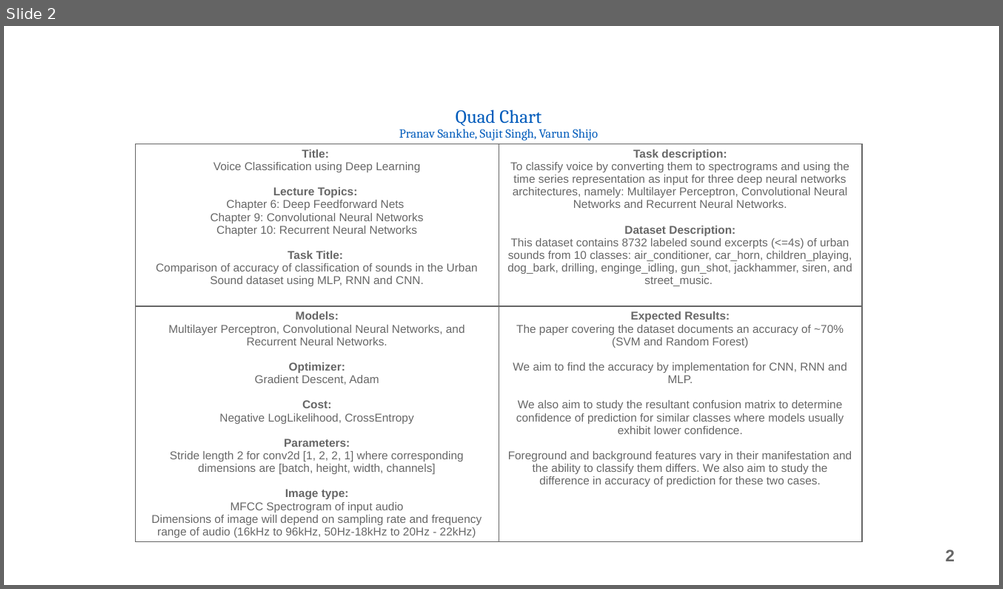
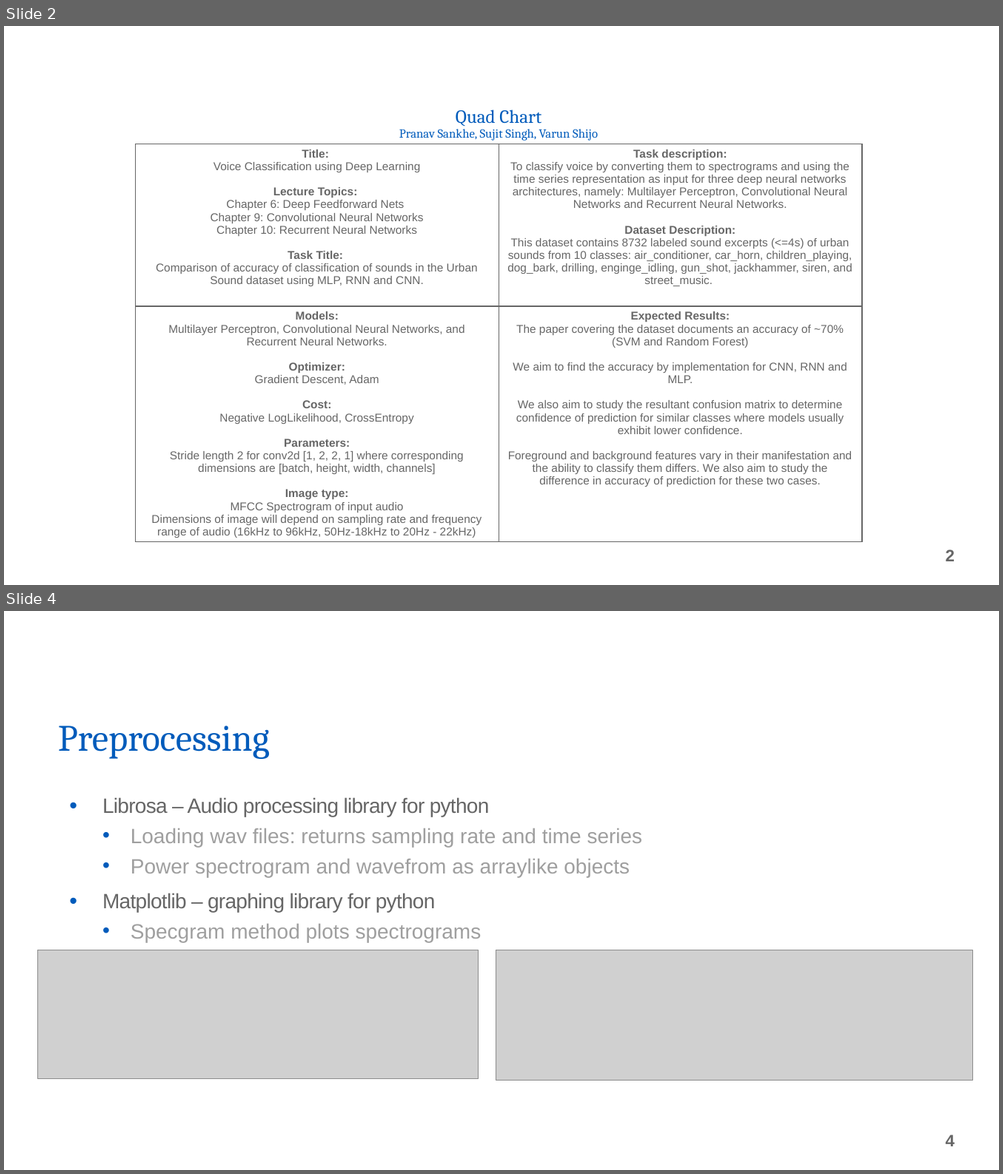
Before and after one commit to braininahat/deep-learning-cse676, a slide deck: Voice Classification using deep learning.pptx. Shown one above the other, each under a label of ours: slide 2 before the commit, slides 2 and 4 after it; the slides between them are not shown. The pictures are 1003x589 and 1003x1174 pixels, drawn with LibreOffice and Linux fonts; fonts in the diff are those of the drawing; grey boxes stand for pictures; background and template pictures are left out. Boxes give left, top, right and bottom in pixels: in the first picture for what was removed or moved away, otherwise in the second. Text is boxed around its words. In the diff, an @@ line names an element or a change of style, - is before the commit and + after.

```diff
--- a/Voice Classification using deep learning.pptx
+++ b/Voice Classification using deep learning.pptx
@@ slide 4 added at (4, 611, 999, 1170), background picture (left out); not listed: 2 template elements that a slide beside it also shows @@
@@ title added at (58, 726, 270, 759), 36 pt, text #005BBB @@
+Preprocessing
@@ text added at (102, 797, 643, 943), 20 pt, text #A0A0A0 @@
+• Librosa – Audio processing library for python
+  • Loading wav files: returns sampling rate and time series
+  • Power spectrogram and wavefrom as arraylike objects
+• Matplotlib – graphing library for python
+  • Specgram method plots spectrograms
@@ picture added at (37, 951, 478, 1079) @@
@@ picture added at (495, 951, 972, 1081) @@
```
Also in this commit, not shown: 5 other slides added.
